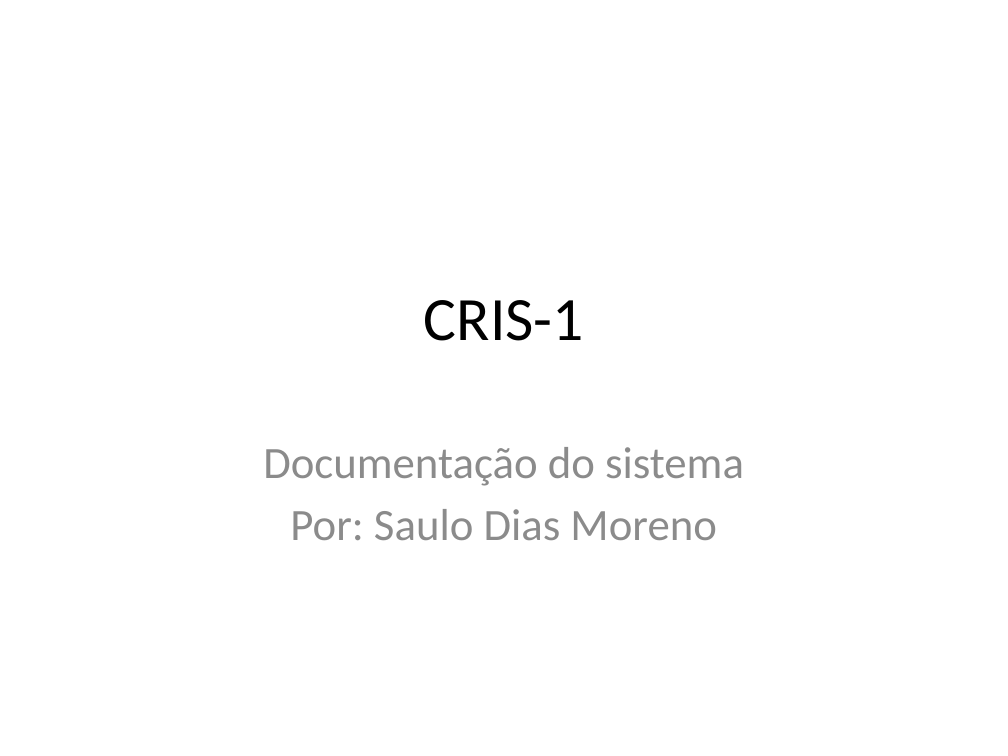
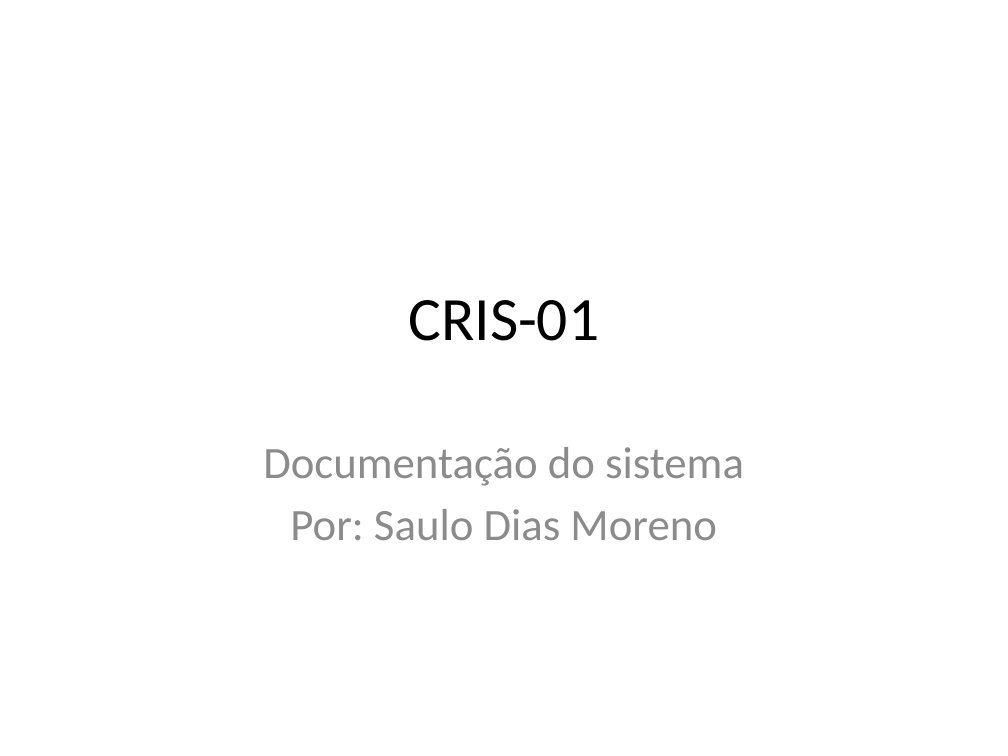
Before and after one commit to ismallsm/cristolandia, a slide deck: slide 1 of bd/CRIS-1.pptx. Drawn at 1008x756 pixels with LibreOffice and Linux fonts; fonts in the diff are those of the drawing. Boxes give left, top, right and bottom in pixels: in the first picture for what was removed or moved away, otherwise in the second. Text is boxed around its words. In the diff, an @@ line names an element or a change of style, - is before the commit and + after.

Commit message:
bd teste1

```diff
--- a/bd/CRIS-1.pptx
+++ b/bd/CRIS-1.pptx
@@ title at [408, 300, 599, 341]: text changed @@
-CRIS-1
+CRIS-01
```
